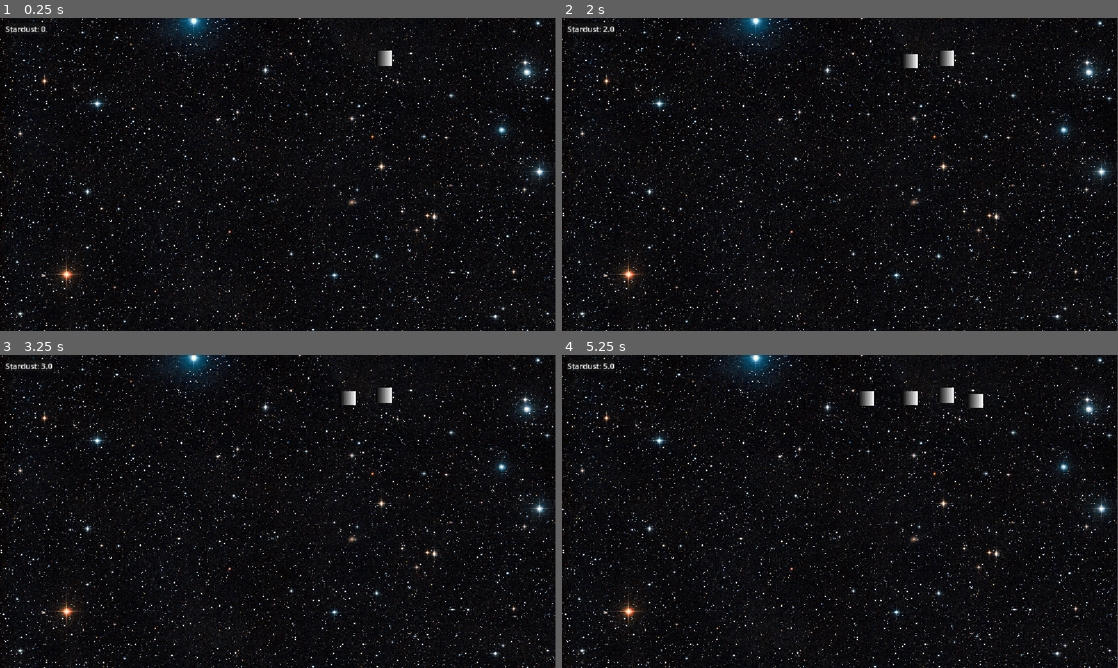
Above: before the commit, frames 1-4 (two rows, left to right).
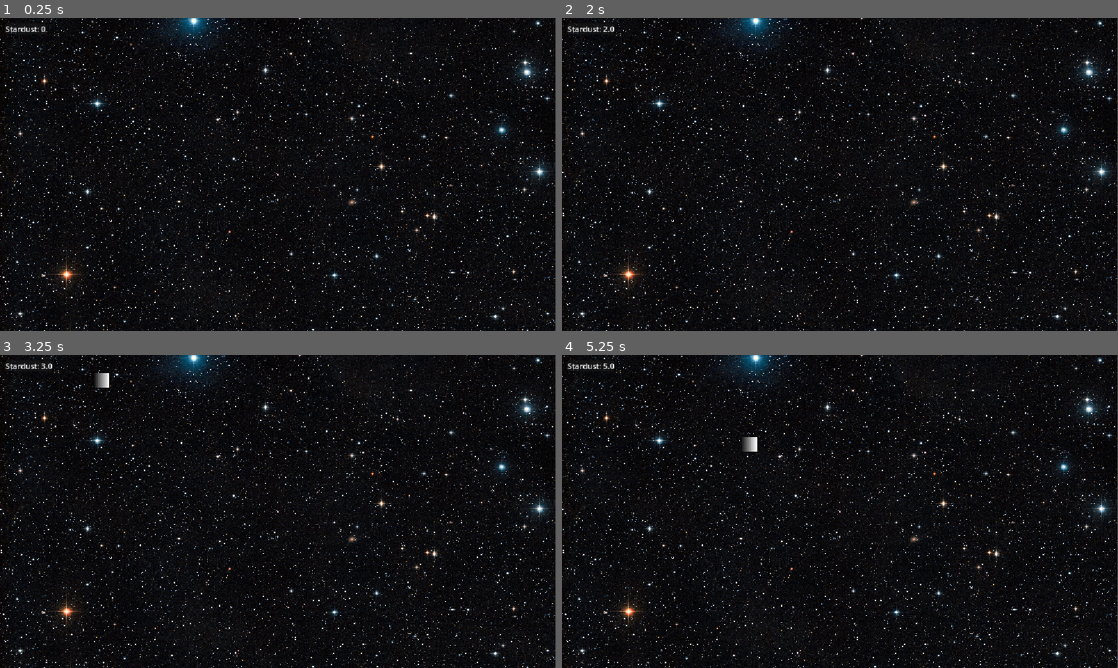
Above: after the commit, the same moments.

Repository: SteveJaws/space-idle-game
Game: Godot game, scene res://Scenes/main.tscn
Same seed, same stepped clock (60 frames per second), same inputs: the game is played once before the commit and once after it.
Inputs:
- Up to frame 1 (0.25 s): no input
- Up to frame 2 (2 s): tap Enter at 0.5 s; tap Space at 1.25 s
- Up to frame 3 (3.25 s): no input
- Up to frame 4 (5.25 s): no input

The runs differ from the first frame. In frame 1, 0.1% of the frame differs, in the area x 67-71%, y 10-16%; in frame 2, 0.2%; in frame 3, 0.3%; in frame 4, 0.6%, in the area x 32-76%, y 10-31%.

Commit message:
Now comets move to the middle target area

Diff:
--- a/Scenes/comet.tscn
+++ b/Scenes/comet.tscn
@@ -14,3 +14,10 @@
 position = Vector2(0, -1.9073486e-06)
 scale = Vector2(0.12840949, 30.249996)
 texture = SubResource("GradientTexture1D_865kf")
+
+[node name="LifeTime" type="Timer" parent="." unique_id=1737854454]
+wait_time = 30.0
+one_shot = true
+autostart = true
+
+[connection signal="timeout" from="LifeTime" to="." method="_on_life_time_timeout"]
--- a/Scenes/main.tscn
+++ b/Scenes/main.tscn
@@ -7,7 +7,7 @@
 [ext_resource type="Texture2D" uid="uid://7ikrjomrfdjf" path="res://Assets/HuGGeENt6kGyixe3hT9tnY.jpg" id="5_kry3j"]
 
 [sub_resource type="RectangleShape2D" id="RectangleShape2D_2exj0"]
-size = Vector2(1149, 20)
+size = Vector2(1532, 20)
 
 [sub_resource type="CircleShape2D" id="CircleShape2D_kry3j"]
 
@@ -21,10 +21,10 @@
 texture = ExtResource("5_kry3j")
 
 [node name="CometSpawnAreaContainer" type="Area2D" parent="GameArea" unique_id=1742808469]
-position = Vector2(0, -245)
+position = Vector2(0, -345)
 
 [node name="CometSpawnArea" type="CollisionShape2D" parent="GameArea/CometSpawnAreaContainer" unique_id=61310049]
-position = Vector2(-1.5, 0)
+position = Vector2(-1, 0)
 shape = SubResource("RectangleShape2D_2exj0")
 
 [node name="CometTargetAreaContainer" type="Area2D" parent="GameArea" unique_id=413169908]
--- a/Scripts/Objects/comet.gd
+++ b/Scripts/Objects/comet.gd
@@ -1,11 +1,19 @@
 extends Node2D
 
-var targetPos: Vector2;
+var targetDirection: Vector2;
+var cometSpeed: float;
+
+@export var minCometSpeed: float = 100;
+@export var maxCometSpeed: float = 200;
 
 # Called when the node enters the scene tree for the first time.
 func _ready() -> void:
-	pass # Replace with function body.
+	self.cometSpeed = randf_range(minCometSpeed, maxCometSpeed);
 
 # Called every frame. 'delta' is the elapsed time since the previous frame.
 func _process(delta: float) -> void:
-	global_position.move_toward(self.targetPos, delta * 100)
+	global_position += targetDirection * self.cometSpeed * delta;
+
+
+func _on_life_time_timeout() -> void:
+	self.queue_free();
--- a/Scripts/Spawners/comet_spawner.gd
+++ b/Scripts/Spawners/comet_spawner.gd
@@ -5,7 +5,7 @@
 @export var cometTargetArea: CollisionShape2D;
 
 func get_rand_f() -> float:
-	return randf_range(0, 2);
+	return randf_range(0, 100);
 
 # Called when the node enters the scene tree for the first time.
 func _ready() -> void:
@@ -26,8 +26,8 @@
 	var cometSpawnAreaWidth: float = self.cometSpawnArea.shape.get_rect().size.x;
 	var cometSpawnAreaHeight: float = self.cometSpawnArea.shape.get_rect().size.y;
 
-	var spawnX = randf_range(cometSpawnAreaX, cometSpawnAreaX + cometSpawnAreaWidth);
-	var spawnY = randf_range(cometSpawnAreaY, cometSpawnAreaY + cometSpawnAreaHeight);
+	var spawnX = randf_range(cometSpawnAreaX - (cometSpawnAreaWidth / 2), cometSpawnAreaX + (cometSpawnAreaWidth / 2));
+	var spawnY = randf_range(cometSpawnAreaY - (cometSpawnAreaHeight / 2), cometSpawnAreaY + (cometSpawnAreaHeight / 2));
 
 	var cometSpawnPos: Vector2 = Vector2(spawnX, spawnY)
 
@@ -42,7 +42,7 @@
 	var cometTargetPos: Vector2 = Vector2(targetX, targetY);
 
 	comet.global_position = cometSpawnPos;
-	comet.targetPos = cometTargetPos;
+	comet.targetDirection = (cometTargetPos - comet.global_position).normalized();
 
 	get_tree().get_root().add_child(comet);
 
--- a/project.godot
+++ b/project.godot
@@ -12,7 +12,7 @@
 
 config/name="SpaceIdleGame"
 run/main_scene="uid://c5xgb5vexkbx5"
-config/features=PackedStringArray("4.7", "Mobile")
+config/features=PackedStringArray("4.6", "Mobile")
 config/icon="res://icon.svg"
 
 [autoload]
@@ -22,7 +22,7 @@
 [display]
 
 window/stretch/mode="canvas_items"
-window/stretch/aspect="expand"
+window/stretch/aspect="keep_width"
 
 [physics]
 
